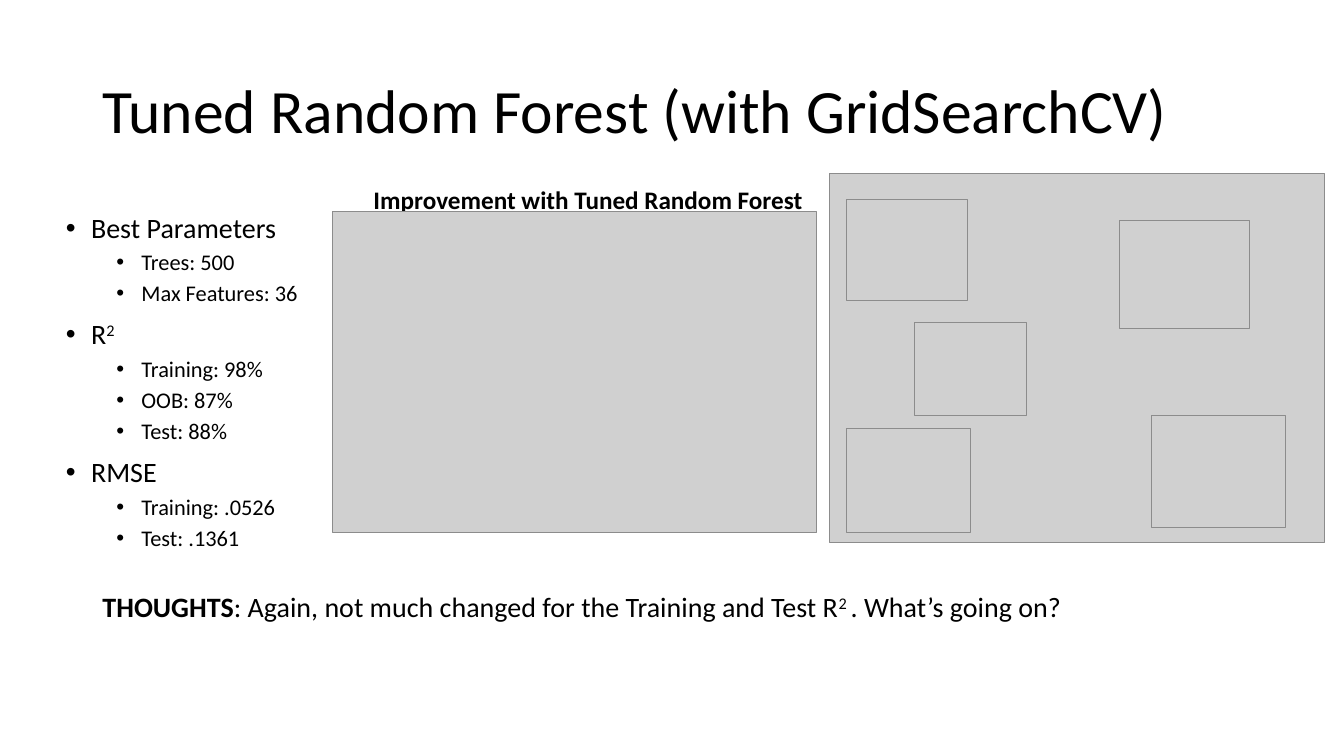
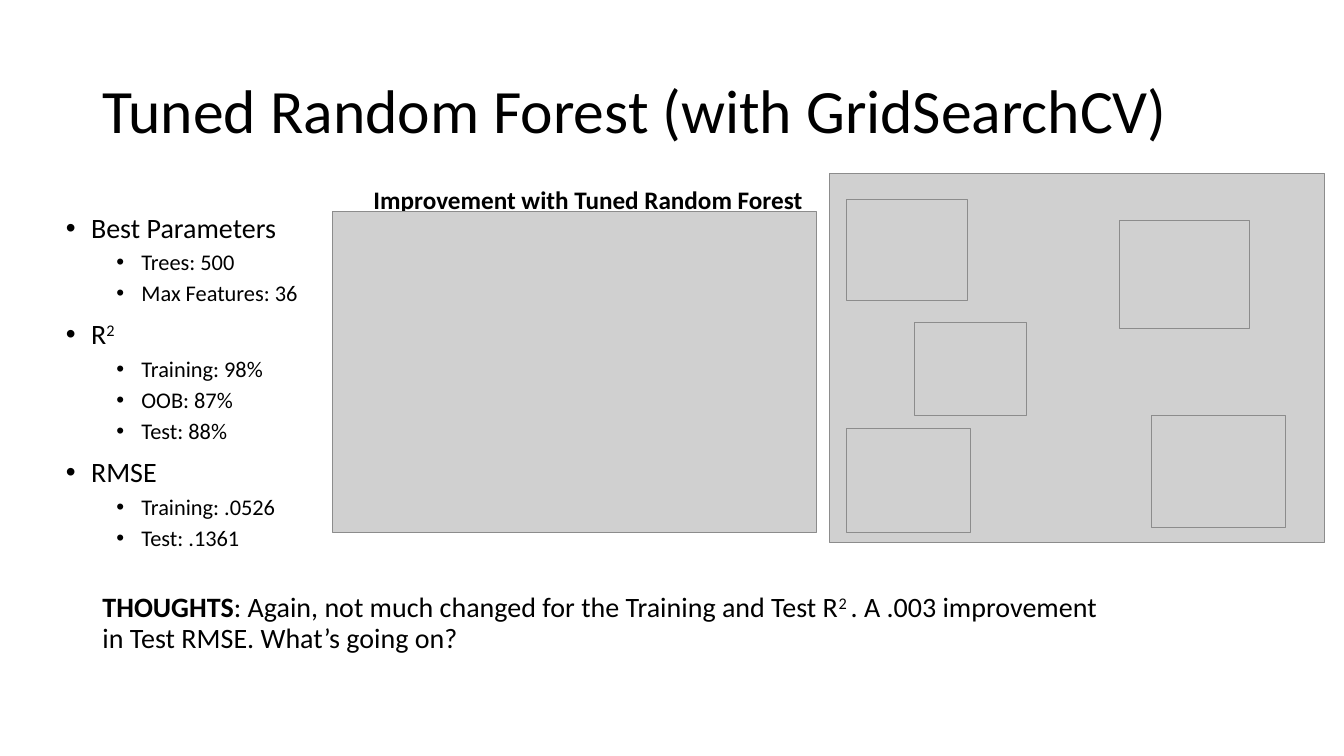
Before and after one commit to reflexiveprophecy/Kaggle_Predict_Ames_Iowa_Housing_Prices, a slide deck: slide 8 of Tree Based Models.pptx. Drawn at 1344x756 pixels with LibreOffice and Linux fonts; fonts in the diff are those of the drawing; grey boxes stand for pictures. Boxes give left, top, right and bottom in pixels: in the first picture for what was removed or moved away, otherwise in the second. Text is boxed around its words. In the diff, an @@ line names an element or a change of style, - is before the commit and + after.

```diff
--- a/Tree Based Models.pptx
+++ b/Tree Based Models.pptx
@@ text at <box>102,597,1097,653</box>: text changed @@
-THOUGHTS: Again, not much changed for the Training and Test R2 . What’s going on?
+THOUGHTS: Again, not much changed for the Training and Test R2 . A .003 improvement in Test RMSE. What’s going on?
```
Also in this commit, not shown: 2 other slides changed, 1 other file.
